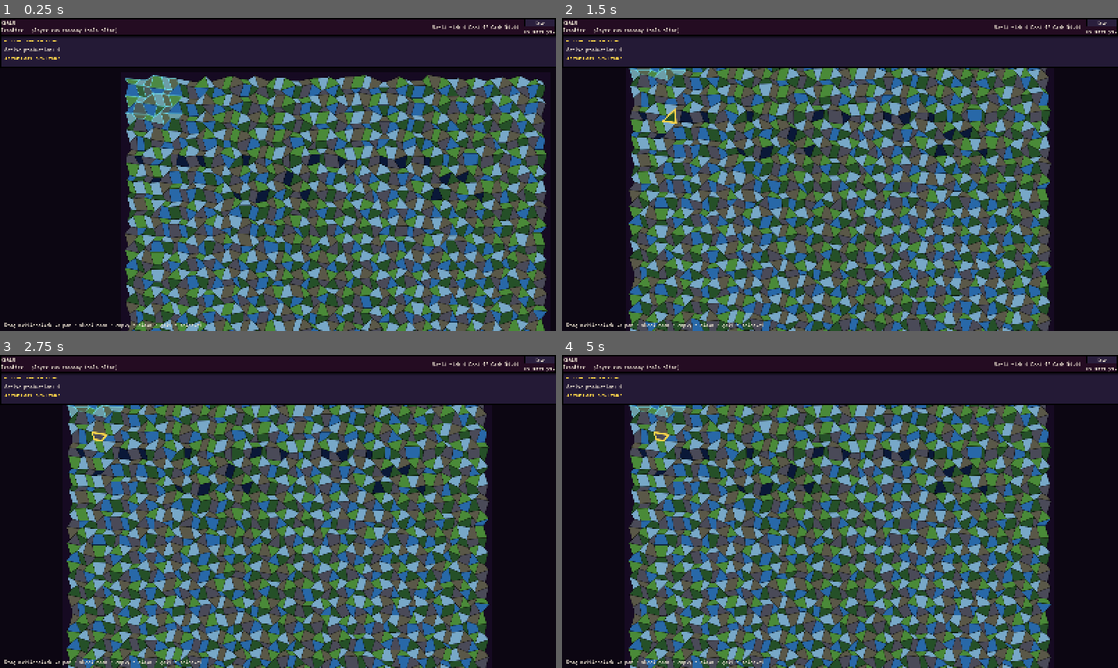
Above: before the commit, frames 1-4 (two rows, left to right).
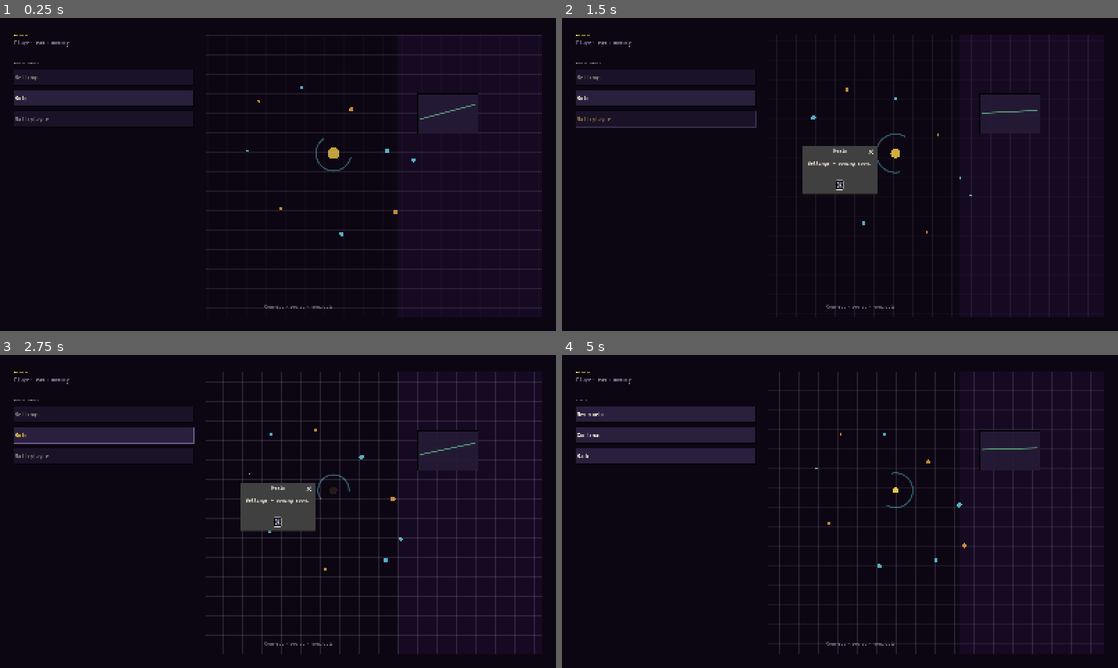
Above: after the commit, the same moments.

Repository: at6132/econ
Game: Godot game, scene res://scenes/GameHome.tscn
The game is run twice, just before and just after one commit, with the same random seed, the same clock (stepped at 60 frames per second) and the same inputs. Before the commit the project starts from res://scenes/Main.tscn.
Inputs (mouse positions are in pixels of both pictures, inside the frame that each line leads up to):
- Up to frame 1 (0.25 s): no input
- Up to frame 2 (1.5 s): click (667, 77) at 0.5 s, where only the run after the commit has a clickable "Settings"; click (667, 118) at 1.25 s, where only the run after the commit has a clickable "Multiplayer"
- Up to frame 3 (2.75 s): click (105, 436) at 2 s, where only the run after the commit has a clickable "Solo"
- Up to frame 4 (5 s): click (667, 436) at 2.75 s, where only the run after the commit has a clickable "Solo"; click (840, 520) at 3.5 s, where only the run after the commit has a clickable "OK"; click (667, 436) at 4.25 s, where only the run after the commit has a clickable "Solo"

The runs differ from the first frame. In frame 1, 68% of the frame differs, in the area x 0-100%, y 0-100%; in frame 2, 70%; in frame 3, 70%; in frame 4, 71%.
Error before the commit: Parse Error: Unindent doesn't match the previous indentation level. (res://scenes/shell/CommandShell.gd:206)

Commit message:
client(menu): GameHome entry scene with Solo/New/Continue flow
* New GameHome.tscn/gd: Settings (coming soon, dimmed), Solo (active),
  Multiplayer (coming soon). Solo -> New world (scenario + seed -> POST
  /dev/reset -> Main) or Continue (lists saves via GET /persistence/list,
  loads via POST /persistence/load -> Main).
* HomeHeroPanel.gd: animated commerce-themed decoration on the right side
  using the existing RealmColors/RealmFonts.
* project.godot: main scene swapped to scenes/GameHome.tscn.

Co-authored-by: Cursor <cursoragent@cursor.com>

Diff:
--- a/realm_client/project.godot
+++ b/realm_client/project.godot
@@ -16,7 +16,7 @@
 
 config/name="Realm"
 config/description="Realm solo client — display shell for FastAPI engine (Phase 1)."
-run/main_scene="res://scenes/Main.tscn"
+run/main_scene="res://scenes/GameHome.tscn"
 config/features=PackedStringArray("4.6", "Forward Plus")
 config/icon="res://icon.svg"
 
--- /dev/null
+++ b/realm_client/scenes/GameHome.gd
@@ -0,0 +1,354 @@
+extends Control
+## Realm entry: main menu → Solo (New / Continue) → in-game ``Main``.
+
+const MAIN_SCENE := "res://scenes/Main.tscn"
+
+const SCENARIOS: Array = [
+	["frontier", "Frontier — default solo slice"],
+	["genesis", "Genesis — large map (slow first boot)"],
+	["cartel", "Cartel"],
+	["bootstrapper", "Bootstrapper"],
+	["speculator", "Speculator"],
+	["millrace", "Millrace"],
+	["archive", "Archive"],
+]
+
+@onready var _left: VBoxContainer = $Margin/HBox/LeftColumn
+
+var _panel_root: VBoxContainer
+var _panel_solo: VBoxContainer
+var _panel_new: VBoxContainer
+var _panel_continue: VBoxContainer
+
+var _scenario_opt: OptionButton
+var _seed_spin: SpinBox
+var _footer: Label
+var _saves_scroll: ScrollContainer
+var _saves_vbox: VBoxContainer
+
+var _dialog: AcceptDialog
+
+
+func _ready() -> void:
+	_dialog = AcceptDialog.new()
+	_dialog.title = "Realm"
+	add_child(_dialog)
+	_build_panels()
+	_show_panel("root")
+	if RealmFonts:
+		RealmFonts.apply_to_control(self)
+	var cap: Label = $Margin/HBox/Hero/HeroCaption as Label
+	cap.add_theme_color_override("font_color", RealmColors.MUTED)
+	if RealmFonts.font_body:
+		cap.add_theme_font_override("font", RealmFonts.font_body)
+	cap.add_theme_font_size_override("font_size", 17)
+
+
+func _build_panels() -> void:
+	for c in _left.get_children():
+		c.queue_free()
+
+	var title := Label.new()
+	title.name = "BrandTitle"
+	title.text = "REALM"
+	title.add_theme_color_override("font_color", RealmColors.ACCENT)
+	if RealmFonts.font_display:
+		title.add_theme_font_override("font", RealmFonts.font_display)
+		title.add_theme_font_size_override("font_size", 14)
+
+	var sub := Label.new()
+	sub.text = "Player-run economy"
+	sub.add_theme_color_override("font_color", RealmColors.MUTED)
+	if RealmFonts.font_body:
+		sub.add_theme_font_override("font", RealmFonts.font_body)
+		sub.add_theme_font_size_override("font_size", 22)
+
+	var spacer := Control.new()
+	spacer.custom_minimum_size.y = 28
+
+	_left.add_child(title)
+	_left.add_child(sub)
+	_left.add_child(spacer)
+
+	var stack := MarginContainer.new()
+	stack.add_theme_constant_override("margin_top", 8)
+	stack.size_flags_vertical = Control.SIZE_EXPAND_FILL
+	var inner := VBoxContainer.new()
+	inner.add_theme_constant_override("separation", 14)
+	stack.add_child(inner)
+	_left.add_child(stack)
+
+	_footer = Label.new()
+	_footer.text = ""
+	_footer.add_theme_color_override("font_color", RealmColors.MAGIC)
+	if RealmFonts.font_body:
+		_footer.add_theme_font_override("font", RealmFonts.font_body)
+	_footer.add_theme_font_size_override("font_size", 17)
+	_left.add_child(_footer)
+
+	_panel_root = _make_root_menu()
+	_panel_solo = _make_solo_menu()
+	_panel_new = _make_new_world()
+	_panel_continue = _make_continue()
+	for p in [_panel_root, _panel_solo, _panel_new, _panel_continue]:
+		p.visible = false
+		inner.add_child(p)
+
+
+func _make_root_menu() -> VBoxContainer:
+	var v := VBoxContainer.new()
+	v.add_theme_constant_override("separation", 12)
+	v.add_child(_menu_heading("Main menu"))
+
+	var b_settings := _menu_button("Settings", true)
+	b_settings.pressed.connect(_on_coming_soon_pressed.bind("Settings"))
+
+	var b_solo := _menu_button("Solo", false)
+	b_solo.pressed.connect(_on_solo_pressed)
+
+	var b_multi := _menu_button("Multiplayer", true)
+	b_multi.pressed.connect(_on_coming_soon_pressed.bind("Multiplayer"))
+
+	v.add_child(b_settings)
+	v.add_child(b_solo)
+	v.add_child(b_multi)
+	return v
+
+
+func _make_solo_menu() -> VBoxContainer:
+	var v := VBoxContainer.new()
+	v.add_theme_constant_override("separation", 12)
+	v.add_child(_menu_heading("Solo"))
+
+	var b_new := _menu_button("New world", false)
+	b_new.pressed.connect(func(): _show_panel("new"))
+
+	var b_cont := _menu_button("Continue", false)
+	b_cont.pressed.connect(_on_continue_pressed)
+
+	var b_back := _menu_button("Back", false)
+	b_back.pressed.connect(func(): _show_panel("root"))
+
+	v.add_child(b_new)
+	v.add_child(b_cont)
+	v.add_child(b_back)
+	return v
+
+
+func _make_new_world() -> VBoxContainer:
+	var v := VBoxContainer.new()
+	v.add_theme_constant_override("separation", 14)
+	v.add_child(_menu_heading("New world"))
+
+	var row_sc := HBoxContainer.new()
+	row_sc.add_theme_constant_override("separation", 12)
+	var ls := Label.new()
+	ls.text = "Scenario"
+	ls.add_theme_color_override("font_color", RealmColors.DIM)
+	ls.custom_minimum_size.x = 120
+	if RealmFonts.font_body:
+		ls.add_theme_font_override("font", RealmFonts.font_body)
+		ls.add_theme_font_size_override("font_size", 20)
+	_scenario_opt = OptionButton.new()
+	_scenario_opt.custom_minimum_size.x = 360
+	for row in SCENARIOS:
+		var sid: String = str(row[0])
+		var lab: String = str(row[1])
+		_scenario_opt.add_item(lab)
+		_scenario_opt.set_item_metadata(_scenario_opt.item_count - 1, sid)
+	_scenario_opt.select(0)
+	_style_primary_button(_scenario_opt)
+	row_sc.add_child(ls)
+	row_sc.add_child(_scenario_opt)
+	v.add_child(row_sc)
+
+	var row_seed := HBoxContainer.new()
+	row_seed.add_theme_constant_override("separation", 12)
+	var lseed := Label.new()
+	lseed.text = "Seed"
+	lseed.add_theme_color_override("font_color", RealmColors.DIM)
+	lseed.custom_minimum_size.x = 120
+	if RealmFonts.font_body:
+		lseed.add_theme_font_override("font", RealmFonts.font_body)
+		lseed.add_theme_font_size_override("font_size", 20)
+	_seed_spin = SpinBox.new()
+	_seed_spin.min_value = 0
+	_seed_spin.max_value = 2_147_483_647
+	_seed_spin.value = 42
+	_seed_spin.step = 1
+	_seed_spin.custom_minimum_size.x = 200
+	_style_primary_button(_seed_spin)
+	row_seed.add_child(lseed)
+	row_seed.add_child(_seed_spin)
+	v.add_child(row_seed)
+
+	var hint := Label.new()
+	hint.text = "Uses the dev API: POST /dev/reset. Start the engine on port 8000 first."
+	hint.autowrap_mode = TextServer.AUTOWRAP_WORD_SMART
+	hint.add_theme_color_override("font_color", RealmColors.MUTED)
+	if RealmFonts.font_body:
+		hint.add_theme_font_override("font", RealmFonts.font_body)
+		hint.add_theme_font_size_override("font_size", 16)
+	v.add_child(hint)
+
+	var b_start := _menu_button("Start", false)
+	b_start.pressed.connect(_on_start_new_world)
+	v.add_child(b_start)
+
+	var b_back := _menu_button("Back", false)
+	b_back.pressed.connect(func(): _show_panel("solo"))
+	v.add_child(b_back)
+	return v
+
+
+func _make_continue() -> VBoxContainer:
+	var v := VBoxContainer.new()
+	v.add_theme_constant_override("separation", 12)
+	v.add_child(_menu_heading("Continue"))
+
+	_saves_scroll = ScrollContainer.new()
+	_saves_scroll.custom_minimum_size = Vector2(0, 280)
+	_saves_scroll.size_flags_vertical = Control.SIZE_EXPAND_FILL
+	_saves_scroll.horizontal_scroll_mode = ScrollContainer.SCROLL_MODE_DISABLED
+	_saves_vbox = VBoxContainer.new()
+	_saves_vbox.add_theme_constant_override("separation", 8)
+	_saves_vbox.size_flags_horizontal = Control.SIZE_EXPAND_FILL
+	_saves_scroll.add_child(_saves_vbox)
+	v.add_child(_saves_scroll)
+
+	var b_back := _menu_button("Back", false)
+	b_back.pressed.connect(func(): _show_panel("solo"))
+	v.add_child(b_back)
+
+	var hint2 := Label.new()
+	hint2.text = "Lists *.sqlite under the repo saves/ folder (GET /persistence/list)."
+	hint2.autowrap_mode = TextServer.AUTOWRAP_WORD_SMART
+	hint2.add_theme_color_override("font_color", RealmColors.MUTED)
+	if RealmFonts.font_body:
+		hint2.add_theme_font_override("font", RealmFonts.font_body)
+		hint2.add_theme_font_size_override("font_size", 15)
+	v.add_child(hint2)
+	return v
+
+
+func _menu_heading(txt: String) -> Label:
+	var l := Label.new()
+	l.name = "GroupKicker"
+	l.text = txt.to_upper()
+	l.add_theme_color_override("font_color", RealmColors.MUTED)
+	if RealmFonts.font_display:
+		l.add_theme_font_override("font", RealmFonts.font_display)
+		l.add_theme_font_size_override("font_size", 9)
+	return l
+
+
+func _menu_button(text: String, dimmed: bool) -> Button:
+	var b := Button.new()
+	b.text = text
+	b.custom_minimum_size = Vector2(0, 48)
+	b.alignment = HORIZONTAL_ALIGNMENT_LEFT
+	b.add_theme_stylebox_override("normal", RealmColors.style_btn_normal())
+	b.add_theme_stylebox_override("hover", RealmColors.style_btn_hover())
+	b.add_theme_stylebox_override("pressed", RealmColors.style_btn_normal())
+	b.add_theme_color_override("font_color", RealmColors.TEXT)
+	b.add_theme_color_override("font_hover_color", RealmColors.ACCENT)
+	if dimmed:
+		b.modulate = Color(1.0, 1.0, 1.0, 0.48)
+	if RealmFonts.font_body:
+		b.add_theme_font_override("font", RealmFonts.font_body)
+		b.add_theme_font_size_override("font_size", 22)
+	return b
+
+
+func _style_primary_button(ctrl: Control) -> void:
+	if ctrl is OptionButton:
+		var ob := ctrl as OptionButton
+		ob.add_theme_stylebox_override("normal", RealmColors.style_btn_normal())
+		ob.add_theme_stylebox_override("hover", RealmColors.style_btn_hover())
+	if ctrl is SpinBox:
+		var sb := ctrl as SpinBox
+		sb.add_theme_stylebox_override("normal", RealmColors.style_btn_normal())
+
+
+func _show_panel(which: String) -> void:
+	_panel_root.visible = which == "root"
+	_panel_solo.visible = which == "solo"
+	_panel_new.visible = which == "new"
+	_panel_continue.visible = which == "continue"
+
+
+func _on_coming_soon_pressed(feature: String) -> void:
+	_dialog.dialog_text = "%s — coming soon." % feature
+	_dialog.popup_centered()
+
+
+func _on_solo_pressed() -> void:
+	_show_panel("solo")
+
+
+func _on_continue_pressed() -> void:
+	_show_panel("continue")
+	_refresh_save_list()
+
+
+func _refresh_save_list() -> void:
+	for c in _saves_vbox.get_children():
+		c.queue_free()
+	API.persistence_list(
+		func(data: Dictionary) -> void:
+			if not bool(data.get("ok", false)):
+				var err := Label.new()
+				err.text = "Could not list saves (is the API running on port 8000?)."
+				err.add_theme_color_override("font_color", RealmColors.WARN)
+				_saves_vbox.add_child(err)
+				return
+			var slots: Variant = data.get("slots", [])
+			if not (slots is Array) or (slots as Array).is_empty():
+				var empty := Label.new()
+				empty.text = "No saves yet. Use in-game save to write saves/*.sqlite."
+				empty.autowrap_mode = TextServer.AUTOWRAP_WORD_SMART
+				empty.add_theme_color_override("font_color", RealmColors.DIM)
+				_saves_vbox.add_child(empty)
+				return
+			for row in slots as Array:
+				if not (row is Dictionary):
+					continue
+				var d: Dictionary = row
+				var path: String = str(d.get("path", ""))
+				var nm: String = str(d.get("name", path))
+				var btn := _menu_button(nm + "  →  " + path, false)
+				btn.pressed.connect(_on_pick_save.bind(path))
+				_saves_vbox.add_child(btn)
+	)
+
+
+func _on_pick_save(relative_path: String) -> void:
+	_footer.text = "Loading…"
+	API.persistence_load_path(
+		relative_path,
+		func(data: Dictionary) -> void:
+			_footer.text = ""
+			if bool(data.get("ok", false)):
+				get_tree().call_deferred("change_scene_to_file", MAIN_SCENE)
+			else:
+				_dialog.dialog_text = "Load failed: %s" % str(data)
+				_dialog.popup_centered()
+	)
+
+
+func _on_start_new_world() -> void:
+	var scenario: String = str(_scenario_opt.get_item_metadata(_scenario_opt.selected))
+	var seed := int(_seed_spin.value)
+	_footer.text = "Creating world on server… (uvicorn: look for Realm: POST /dev/reset received — genesis can take minutes before the access-log line appears.)"
+	API.dev_reset(
+		seed,
+		scenario,
+		func(data: Dictionary) -> void:
+			if bool(data.get("ok", false)):
+				_footer.text = ""
+				get_tree().call_deferred("change_scene_to_file", MAIN_SCENE)
+			else:
+				_footer.text = ""
+				_dialog.dialog_text = "Reset failed: %s" % str(data)
+				_dialog.popup_centered()
+	)
--- /dev/null
+++ b/realm_client/scenes/GameHome.tscn
@@ -0,0 +1,65 @@
+[gd_scene load_steps=3 format=3 uid="uid://realm_game_home"]
+
+[ext_resource type="Script" path="res://scenes/GameHome.gd" id="1_gh"]
+[ext_resource type="Script" path="res://scenes/HomeHeroPanel.gd" id="2_hero"]
+
+[node name="GameHome" type="Control"]
+layout_mode = 3
+anchors_preset = 15
+anchor_right = 1.0
+anchor_bottom = 1.0
+grow_horizontal = 2
+grow_vertical = 2
+script = ExtResource("1_gh")
+
+[node name="BG" type="ColorRect" parent="."]
+layout_mode = 1
+anchors_preset = 15
+anchor_right = 1.0
+anchor_bottom = 1.0
+grow_horizontal = 2
+grow_vertical = 2
+mouse_filter = 2
+color = Color(0.0470588, 0.0235294, 0.0705882, 1)
+
+[node name="Margin" type="MarginContainer" parent="."]
+layout_mode = 1
+anchors_preset = 15
+anchor_right = 1.0
+anchor_bottom = 1.0
+grow_horizontal = 2
+grow_vertical = 2
+theme_override_constants/margin_left = 40
+theme_override_constants/margin_top = 48
+theme_override_constants/margin_right = 40
+theme_override_constants/margin_bottom = 40
+
+[node name="HBox" type="HBoxContainer" parent="Margin"]
+layout_mode = 2
+theme_override_constants/separation = 32
+
+[node name="LeftColumn" type="VBoxContainer" parent="Margin/HBox"]
+custom_minimum_size = Vector2(520, 0)
+layout_mode = 2
+size_flags_horizontal = 0
+
+[node name="Hero" type="Control" parent="Margin/HBox"]
+layout_mode = 2
+size_flags_horizontal = 3
+size_flags_vertical = 3
+clip_contents = true
+script = ExtResource("2_hero")
+
+[node name="HeroCaption" type="Label" parent="Margin/HBox/Hero"]
+layout_mode = 1
+anchors_preset = 2
+anchor_top = 1.0
+anchor_bottom = 1.0
+offset_left = 16.0
+offset_top = -40.0
+offset_right = 520.0
+offset_bottom = -12.0
+grow_horizontal = 2
+grow_vertical = 0
+text = "Commerce · routes · contracts"
+horizontal_alignment = 1
--- /dev/null
+++ b/realm_client/scenes/HomeHeroPanel.gd
@@ -0,0 +1,69 @@
+extends Control
+## Right-side main-menu decoration: abstract map, routes, and moving “commerce” dots.
+
+var _t: float = 0.0
+
+
+func _process(dt: float) -> void:
+	_t += dt
+	queue_redraw()
+
+
+func _draw() -> void:
+	var r := get_rect()
+	if r.size.x < 8.0 or r.size.y < 8.0:
+		return
+	draw_rect(r, RealmColors.BG2, true)
+	var grid := 56.0
+	var ox := fposmod(_t * 18.0, grid)
+	var oy := fposmod(_t * 11.0, grid)
+	var c_muted := RealmColors.MUTED
+	c_muted.a = 0.22
+	var x := -grid + ox
+	while x < r.size.x + grid:
+		draw_line(Vector2(x, 0.0), Vector2(x, r.size.y), c_muted, 1.0, true)
+		x += grid
+	var y := -grid + oy
+	while y < r.size.y + grid:
+		draw_line(Vector2(0.0, y), Vector2(r.size.x, y), c_muted, 1.0, true)
+		y += grid
+
+	var cx := r.size.x * 0.38
+	var cy := r.size.y * 0.42
+	var pulse := 0.55 + 0.45 * sin(_t * 1.7)
+	var gold := RealmColors.ACCENT
+	gold.a = pulse
+	draw_circle(Vector2(cx, cy), 14.0 + 6.0 * sin(_t * 2.1), gold)
+	var ring := RealmColors.MAGIC
+	ring.a = 0.35
+	draw_arc(Vector2(cx, cy), 48.0 + 8.0 * sin(_t * 1.3), _t * 0.9, _t * 0.9 + TAU * 0.62, 48, ring, 3.0, true)
+
+	var n_dots := 9
+	for i in n_dots:
+		var u := float(i) / float(n_dots)
+		var ang := u * TAU + _t * 0.35
+		var rad := 0.28 * minf(r.size.x, r.size.y) + 40.0 * sin(_t * 0.4 + u * 5.0)
+		var p := Vector2(cx + cos(ang) * rad, cy + sin(ang * 1.1) * rad * 0.88)
+		var hue := RealmColors.MAGIC if int(i) % 2 == 0 else RealmColors.WARN
+		hue.a = 0.75
+		draw_circle(p, 5.0 + 2.0 * sin(_t * 3.0 + u * 8.0), hue)
+
+	var bx := r.size.x * 0.72
+	var by := r.size.y * 0.28
+	var bw := r.size.x * 0.18
+	var bh := r.size.y * 0.14
+	var brect := Rect2(bx - bw * 0.5, by - bh * 0.5, bw, bh)
+	var panel := RealmColors.PANEL
+	panel.a = 0.92
+	draw_rect(brect, panel, true)
+	draw_rect(brect, RealmColors.BLACK, false, 3.0)
+	var flow := Color(RealmColors.OK)
+	flow.a = 0.55
+	var wave := sin(_t * 2.4) * 0.15 * bh
+	draw_line(
+		brect.position + Vector2(8.0, brect.size.y * 0.55 + wave),
+		brect.position + Vector2(brect.size.x - 8.0, brect.size.y * 0.35 - wave),
+		flow,
+		2.5,
+		true,
+	)
Not shown, added: realm_client/scenes/GameHome.gd.uid
Not shown, added: realm_client/scenes/HomeHeroPanel.gd.uid
